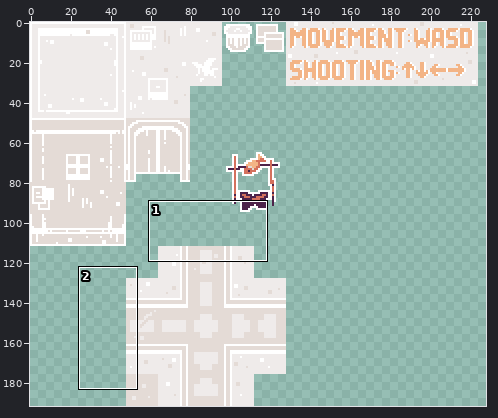
A sprite sheet gets an edit: public/assets/tilesets/tileset.png. The picture above shows the old version from afar; the outline marks the close-up.
Close-up. Before the edit:
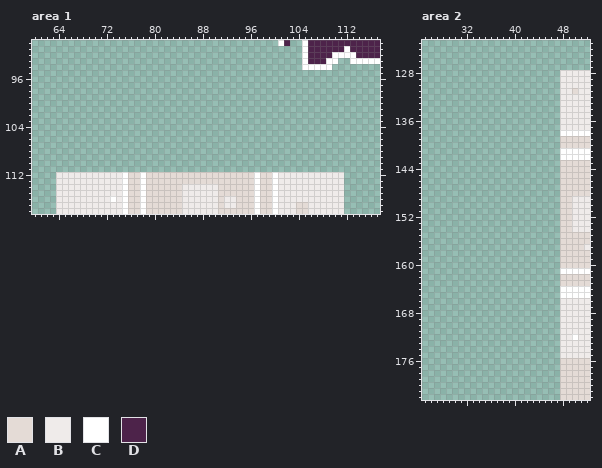
The file is 320x192 pixels. Shown: area 1: x 60..117, y 90..118; area 2: x 25..52, y 123..182. The wide view leaves out empty margins. The commit also changed other parts of the picture, which this record leaves out.
Palette (. is transparent): A #e4dbd6  B #efebea  C #ffffff  D #4d234a
Pixels before, area 1, first column x 64:
 90 .....................................CD..CDDDDDDDDDDDD
 91 .........................................CDDDDDDCDDDDD
 92 .........................................CDDDDCCCCDDDD
 93 .........................................CDDDCC..CCCCC
 94 .........................................CCCCC........
 95 ......................................................
 96 ......................................................
 97 ......................................................
 98 ......................................................
 99 ......................................................
100 ......................................................
101 ......................................................
102 ......................................................
103 ......................................................
104 ......................................................
105 ......................................................
106 ......................................................
107 ......................................................
108 ......................................................
109 ......................................................
110 ......................................................
111 ......................................................
112 BBBBBBBBBBBCAACAAAAAAAAAAAAAAAAAACAACBBBBBBBBBBB......
113 BBBBBBBBBBBCAACAAAAAAAAAAAAAAAAAACAACBBBBBBBBBBB......
114 BBBBBBBBBBBCAACAAAAAABBBBBBAAAAAACAACBBBBBBBBBBB......
115 BBBBBBBBBBBCAACAAAAAABBBBBBAAAAAACAACBBBBBBBBBBB......
116 BBBBBBBBBCBCAACAAAAAABBBBBBABBAAACAACBBBBBBBBBBB......
117 BBBBBBBBBBBCAACAAAAAABBBBBBABBAAACAACBBBAABBBBBB......
118 BBBBBBBBBBBCAACAAAAAABBBBBBAAAAAACAACBBBAABBBBBB......
Pixels before, area 2, first column x 48:
128 BBBBB
129 BBBBB
130 BBBBB
131 BBABB
132 BBBBB
133 BBBBB
134 BBBBB
135 BBBBB
136 BBBBB
137 BBBBB
138 CCCCC
139 AAAAA
140 AAAAA
141 CCCCC
142 CCCCC
143 AAAAA
144 AAAAA
145 AAAAA
146 AAAAA
147 AAAAA
148 AAAAA
149 AABBB
150 AABBB
151 AABBB
152 AABBB
153 AABBB
154 AABBB
155 AAAAA
156 AAAAA
157 AAAAB
158 AAAAA
159 AAAAA
160 AAAAA
161 CCCCC
162 AAAAA
163 AAAAA
164 CCCCC
165 CCCCC
166 BBBBB
167 BBBBB
168 BBBBB
169 BBBBB
170 BBBBB
171 BBBBB
172 BBCBB
173 BBBBB
174 BBBBB
175 BBBBB
176 AAAAA
177 AAAAA
178 AAAAA
179 AAAAA
180 AAAAA
181 AAAAA
182 AAAAA
After the commit:
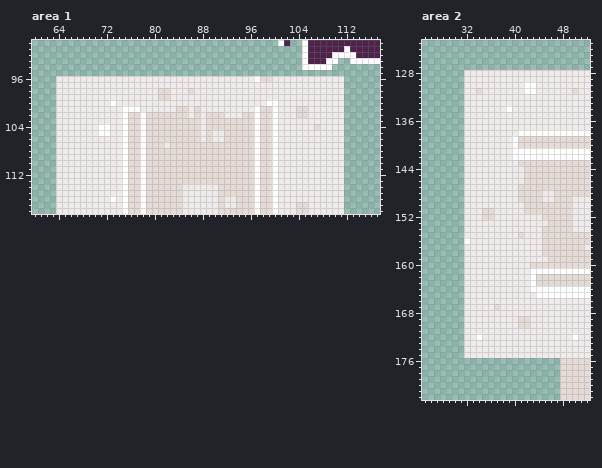
Difference:
Changed rows in their new state; - is an unchanged pixel.
Area 1:
first column x 64:
 96 BBBBBBBBBBBBBBBBBBBBBBBBBBBBBBBBBCAABBBBBBBBBBBB
 97 BBBBBBBBBBBBBBBBBBBBBBBBBBBBBBBBBBBBBBBBBBBBBBBB
 98 BBBBBBBBBBBBBBBBBAABBBABBBBBBBBBBBBBBBBBBBBBBBBB
 99 BBBBBBBBBBBBBBBBBAABBBBBBBBBBBBBBBBBBBBBBBBBBBBB
100 BBBBBBBBBCBBBBBBBBBBBBBBBBBBBBBBBBBCCBBBBBBBBBBB
101 BBBBBBBBBBBCCCBBBBBBAABABBBBBBBBBCAACBBBAABBBBBB
102 BBBBBBBBBBBCAACAAAAAAABABAAABBBAACAACBBBAABBBBBB
103 BBBBBBBBBBBCAACAAAAAAAAABAAAAAAAACAACBBBBBBBBBBB
104 BBBBBBBCCBBCAACAAAAAAAAABAAAAAAAACAACBBBBBBABBBB
105 BBBBBBBCCBBCAACAAAAAAAAABABBAAAAACAACBBBBBBBBBBB
106 BBBBBBBBBBBCAACAAAAAAAAABABBAAAAACAACBBBBBBBBBBB
107 BBBBBBBBBBBCAACAAABAAAAAAAAAAAAAACAACBBBBBBBBBBB
108 BBBBBBBBBBBCAACAAAAAAAAAAAAAAAAAACAACBBBBBBBBBBB
109 BBBBBBBBBBBCAACAAAAAAAAAAAAAAAAAACAACBBBBBBBBBBB
110 BBBBBBBBBBBCAACAAAAAAAAAAAAAAAAAACAACBBBBBBBBBBB
111 BBBBBBBBBBBCAACAAAAAAAAAAAAAAAAAACAACBBBBBBBBBBB
Area 2:
first column x 32:
128 BBBBBBBBBBBBBBBB
129 BBBBBBBBBBBBBBBB
130 BBBBBBBBBBCCBBBB
131 BBABBBBBBBCCBBBB
132 BBBBBBBBBBBBBBBB
133 BBBBBBBBBBBBBBBB
134 BBBBBBBCBBBBBBBB
135 BBBBBBBBBBBBBBBB
136 BBBBBBBBBBBBBBBB
137 BBBBBBBBBBBBBBBB
138 BBBBBBBBBCCCCCCC
139 BBBBBBBBCAAAAAAA
140 BBBBBBBBCAAAAAAA
141 BBBBBBBBCCCCCCCC
142 BBBBBBBBCCCCCCCC
143 BBBBBBBBBAAAAAAA
144 BBBBBBBBBBAAAAAA
145 BBBBBBBBBBAAAAAA
146 BBBBBBBBBBAAAAAA
147 BBBBBBBBBAAAAAAA
148 BBBBBBBBBAAAABBA
149 BBBBBBBBBAAAABBA
150 BBBBBBBBBBAAAAAA
151 BBBAABBBBBAAAAAA
152 BBBAABBBBBBBBAAA
153 BBBBBBBBBBBBBBAA
154 BBBBBBBBBBBBBAAA
155 BBBBBBBBBABBBAAA
156 CBBBBBBBBBBBBAAA
157 BBBBBBBBBBBBBAAA
158 BBBBBBBBBBBBBAAA
159 BBBBBBBBBBBBBBAA
160 BBBBBBBBBBBAAAAA
161 BBBBBBBBBBBCCCCC
162 BBBBBBBBBBBCAAAA
163 BBBBBBBBBBBCAAAA
164 BBBBBBBBBBBCCCCC
165 BBBBBBBBBBBBCCCC
166 BBBBBBBBBBBBBBBB
167 BBBBBABBBBBBBBBB
168 BBBBBBBBBBBBBBBB
169 BBBBBBBBBAABBBBB
170 BBBBBBBBBAABBBBB
171 BBBBBBBBBBBBBBBB
172 BBCBBBBBBBBBBBBB
173 BBBBBBBBBBBBBBBB
174 BBBBBBBBBBBBBBBB
175 BBBBBBBBBBBBBBBB
Pixel boxes of the changes (left, top, right, bottom) in both close-ups:
added: (56, 76, 344, 172)
added: (464, 70, 560, 358)
